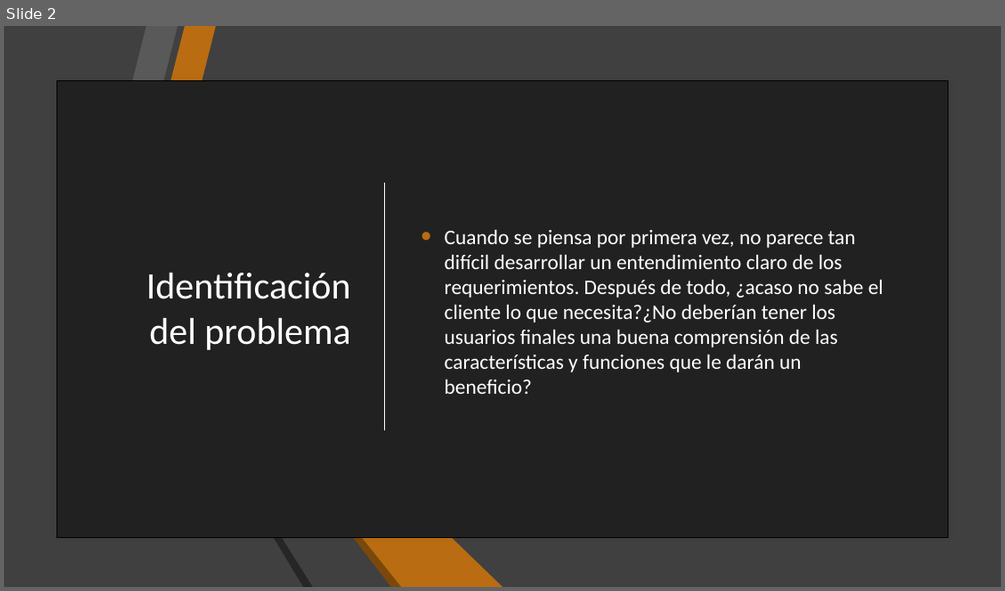
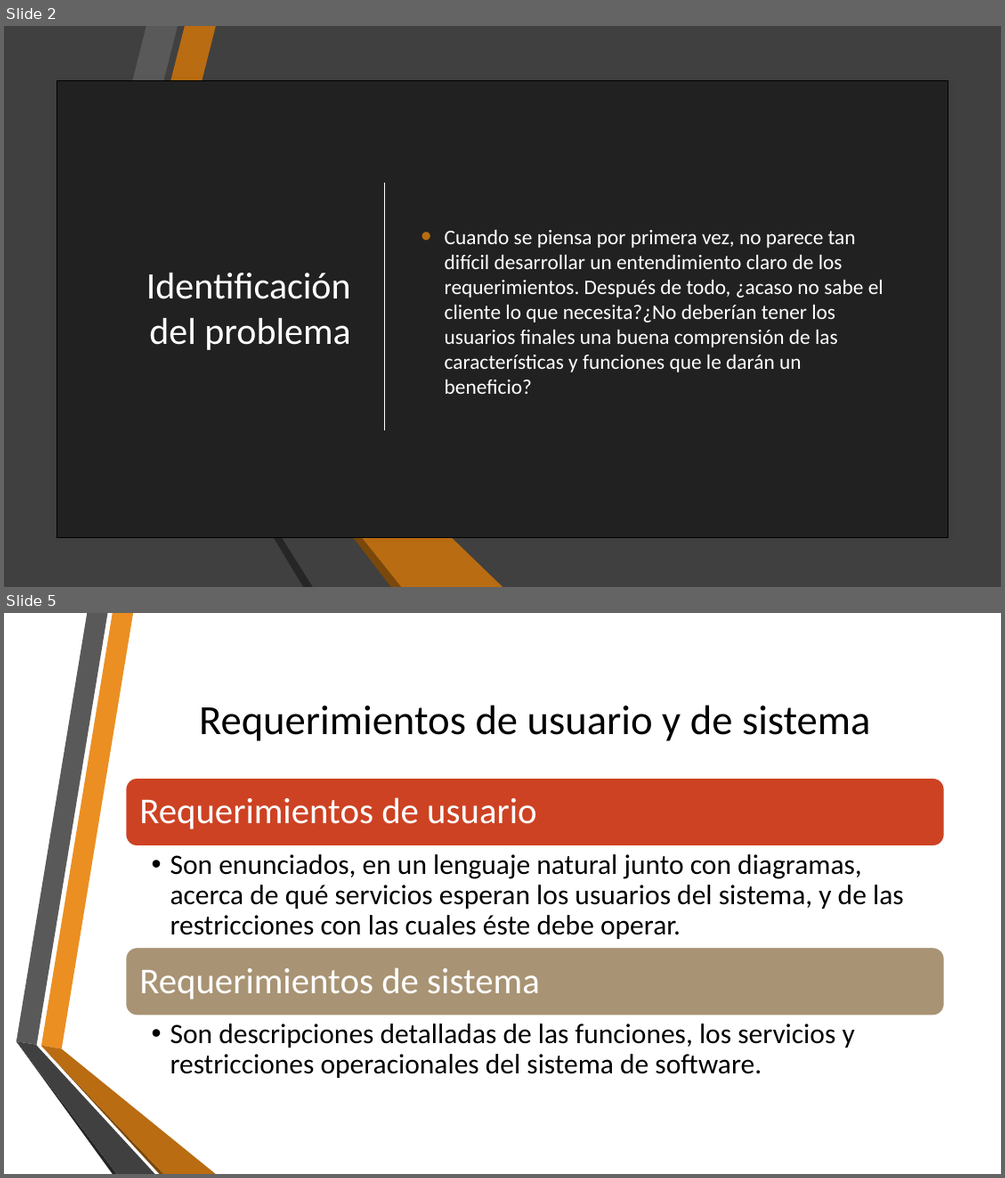
Before and after one commit to AryShared/SystemAnalysis, a slide deck: 2-1 Analisis de los requerimientos del sistema.pptx. Shown one above the other, each under a label of ours: slide 2 before the commit, slides 2 and 5 after it; the slides between them are not shown. The pictures are 1005x591 and 1005x1178 pixels, drawn with LibreOffice and Linux fonts; fonts in the diff are those of the drawing; background and template pictures are left out. Boxes give left, top, right and bottom in pixels: in the first picture for what was removed or moved away, otherwise in the second. Text is boxed around its words. In the diff, an @@ line names an element or a change of style, - is before the commit and + after.

```diff
--- a/2-1 Analisis de los requerimientos del sistema.pptx
+++ b/2-1 Analisis de los requerimientos del sistema.pptx
@@ slide 5 added at <box>4,613,1001,1174</box>, background picture (left out); not listed: 3 template elements that a slide beside it also shows @@
@@ freeform shape added at <box>16,613,107,1045</box>, fill #595959 @@
@@ title added at <box>199,705,870,741</box>, 40 pt, text #000000 @@
+Requerimientos de usuario y de sistema
@@ group added at <box>125,778,945,1078</box>: 4 texts, 2 rounded rectangles @@
+Requerimientos de usuario
+  • Son enunciados, en un lenguaje natural junto con diagramas, acerca de qué servicios esperan los usuarios del sistema, y de las restricciones con las cuales éste debe operar.
+Requerimientos de sistema
+  • Son descripciones detalladas de las funciones, los servicios y restricciones operacionales del sistema de software.
@@ freeform shape added at <box>16,1041,116,1174</box>, fill #262626 @@
@@ freeform shape added at <box>16,1041,154,1174</box>, fill #404040 @@
```
Also in this commit, not shown: 4 slides changed, 8 other slides added, 1 slide removed, 6 other files.
